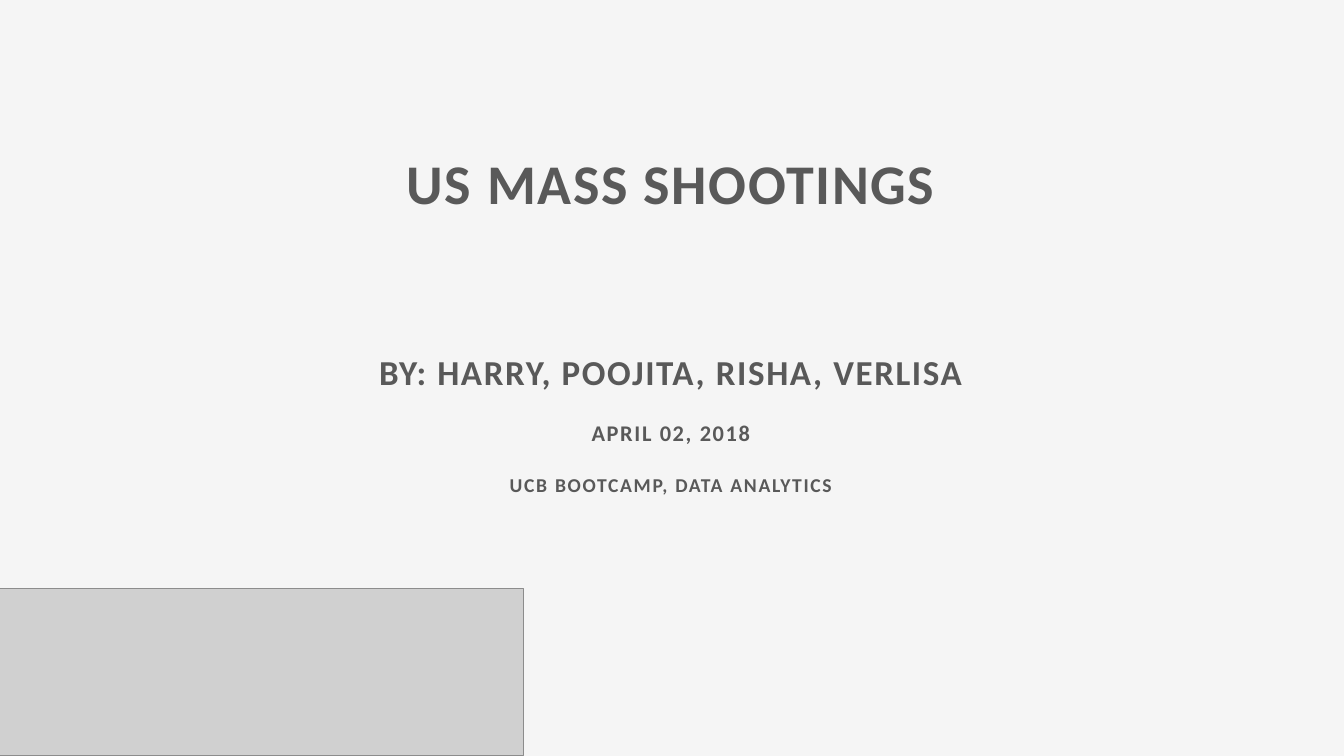
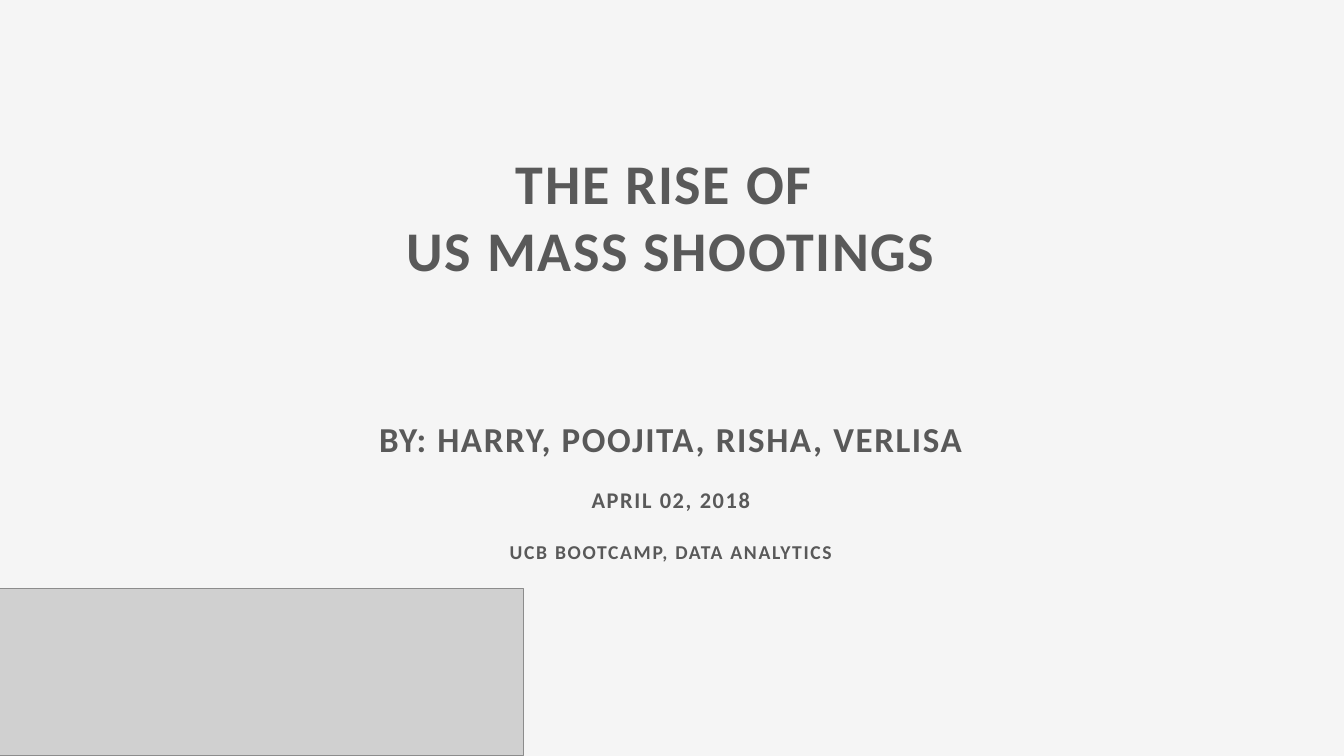
Before and after one commit to shahrisha1/project2_usmassshootings, a slide deck: slide 1 of presentation/us_mass_shootings.pptx. Drawn at 1344x756 pixels with LibreOffice and Linux fonts; fonts in the diff are those of the drawing; grey boxes stand for pictures. Boxes give left, top, right and bottom in pixels: in the first picture for what was removed or moved away, otherwise in the second. Text is boxed around its words. In the diff, an @@ line names an element or a change of style, - is before the commit and + after.

```diff
--- a/presentation/us_mass_shootings.pptx
+++ b/presentation/us_mass_shootings.pptx
@@ text at [516, 167, 811, 205]: paragraph added @@
+THE RISE OF
```
Also in this commit, not shown: 2 other slides changed, 1 slide added, 15 slides removed, 30 other files.
